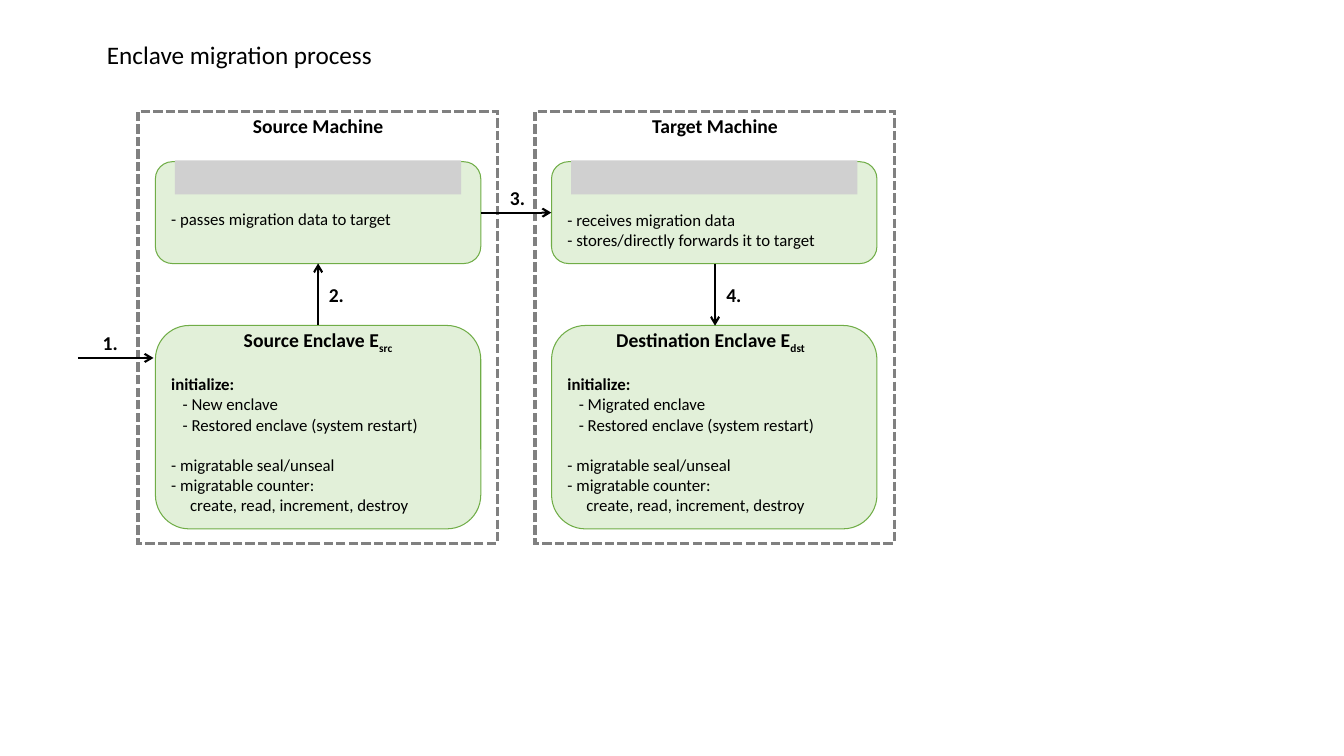
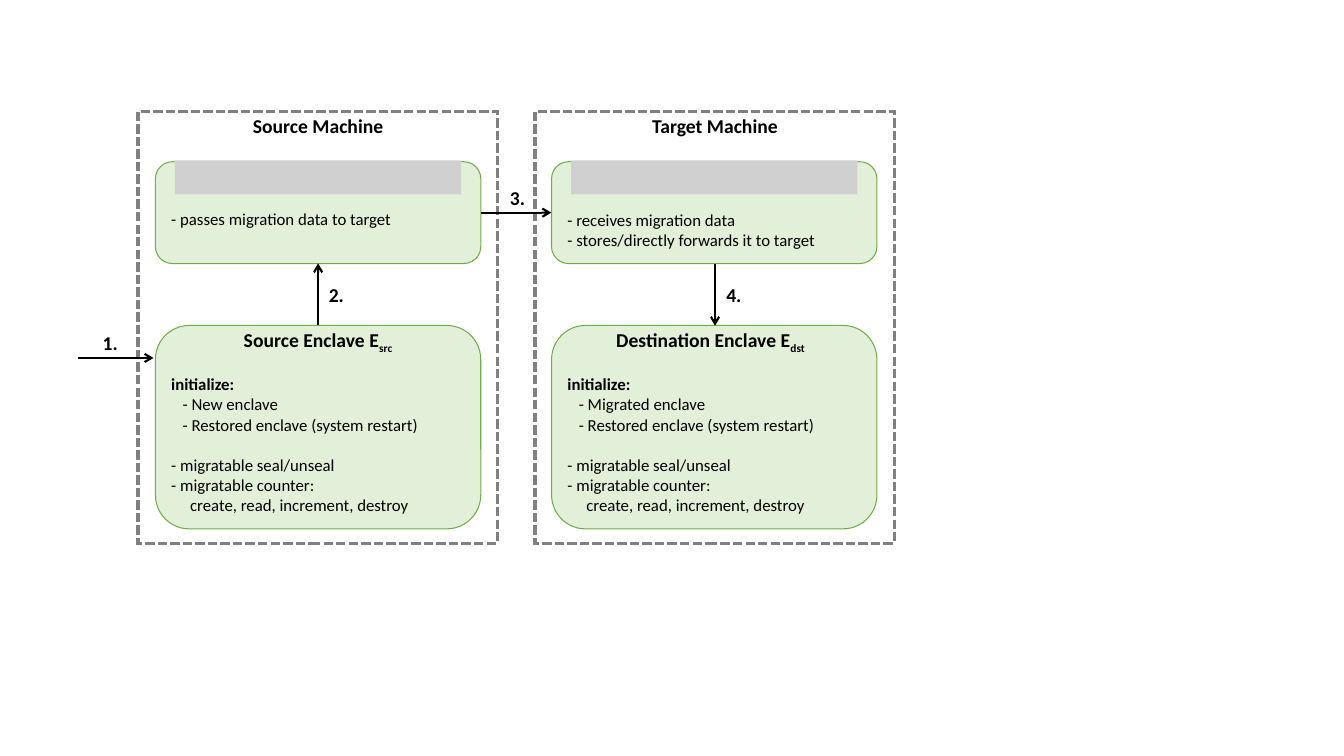
Before and after one commit to loretanr/dp-gbdt, a slide deck: slide 9 of resources/writing/powerpoint/template_only_mine.pptx (slide 8 before the commit). Drawn at 1344x756 pixels with LibreOffice and Linux fonts; fonts in the diff are those of the drawing; grey boxes stand for pictures. Boxes give left, top, right and bottom in pixels: in the first picture for what was removed or moved away, otherwise in the second. Text is boxed around its words. In the diff, an @@ line names an element or a change of style, - is before the commit and + after.

```diff
--- a/resources/writing/powerpoint/template_only_mine.pptx
+++ b/resources/writing/powerpoint/template_only_mine.pptx
@@ text removed at box(107, 46, 372, 69) @@
-Enclave migration process
```
Also in this commit, not shown: 6 other slides changed, 3 slides added, 1 slide removed, 24 other files.
